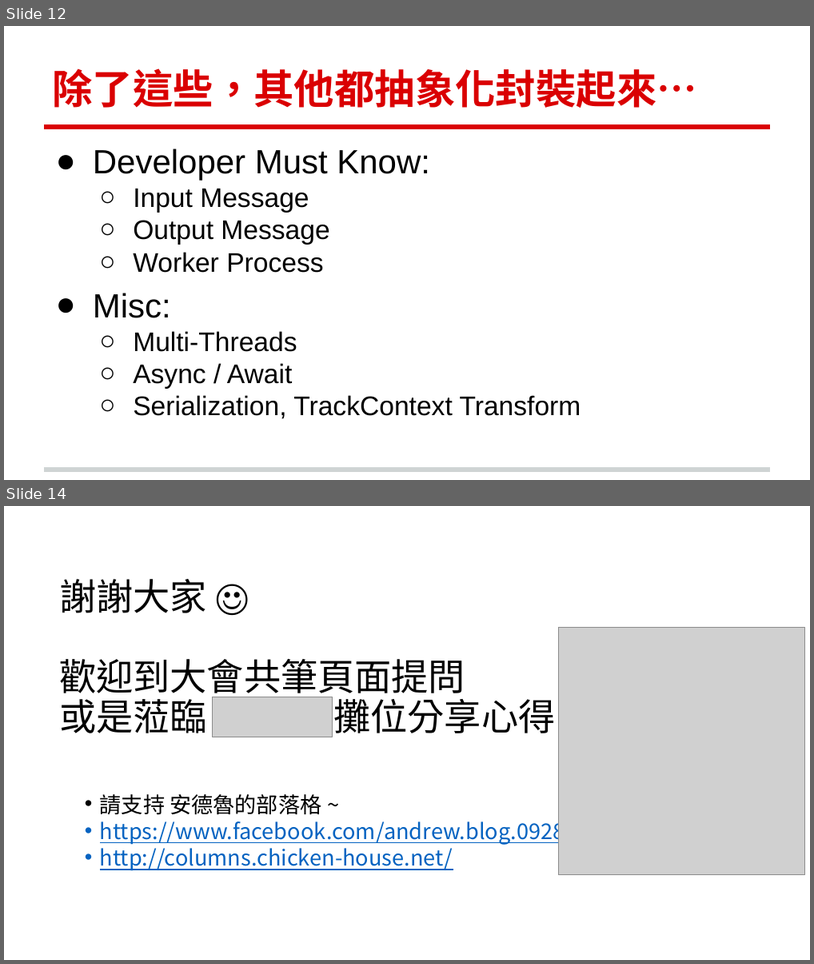
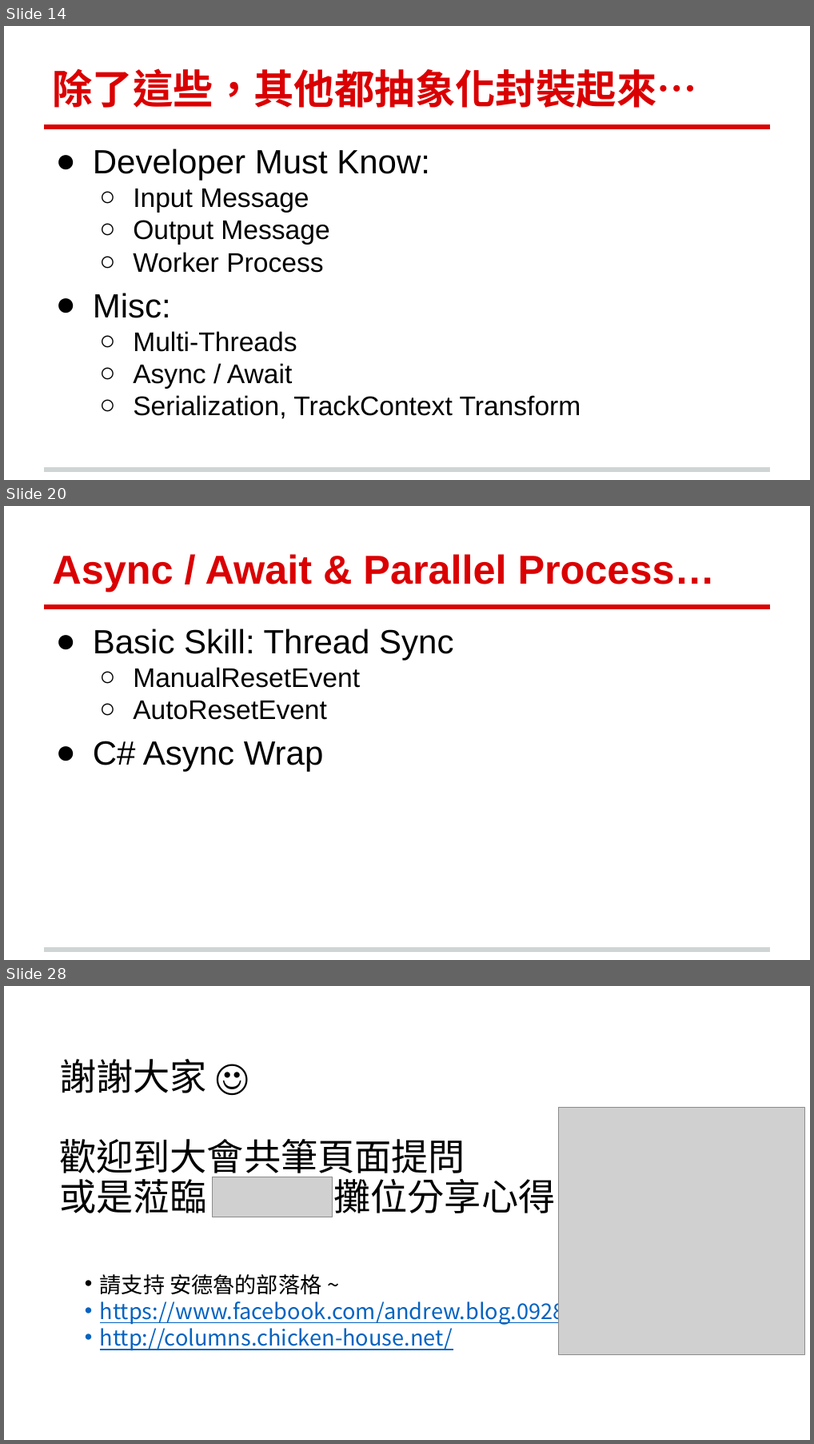
Before and after one commit to andrew0928/Meetup, a slide deck: 20190123.MessageQueueRPC/91APP-MessageQueueRPC-20190123.pptx. Shown one above the other, each under a label of ours: slides 12 and 14 before the commit, slides 14, 20 and 28 after it; the slides between them are not shown. The pictures are 814x964 and 814x1444 pixels, drawn with LibreOffice and Linux fonts; fonts in the diff are those of the drawing; grey boxes stand for pictures; background and template pictures are left out. Boxes give left, top, right and bottom in pixels: in the first picture for what was removed or moved away, otherwise in the second. Text is boxed around its words. In the diff, an @@ line names an element or a change of style, - is before the commit and + after.

```diff
--- a/20190123.MessageQueueRPC/91APP-MessageQueueRPC-20190123.pptx
+++ b/20190123.MessageQueueRPC/91APP-MessageQueueRPC-20190123.pptx
@@ slide 20 added at [4, 506, 810, 960], background #FFFFFF; not listed: 2 template elements that a slide beside it also shows @@
@@ title added at [52, 554, 715, 591], 36 pt, text #DA0002, bold @@
+Async / Await & Parallel Process…
@@ text added at [93, 628, 454, 772], 30 pt, text #000000 @@
+● Basic Skill: Thread Sync
+  ○ ManualResetEvent
+  ○ AutoResetEvent
+● C# Async Wrap
@@ what was slide 12 is now slide 14 @@
@@ what was slide 14 is now slide 28 @@
```
Also in this commit, not shown: 1 slide changed, 14 other slides added, 1 slide removed.
